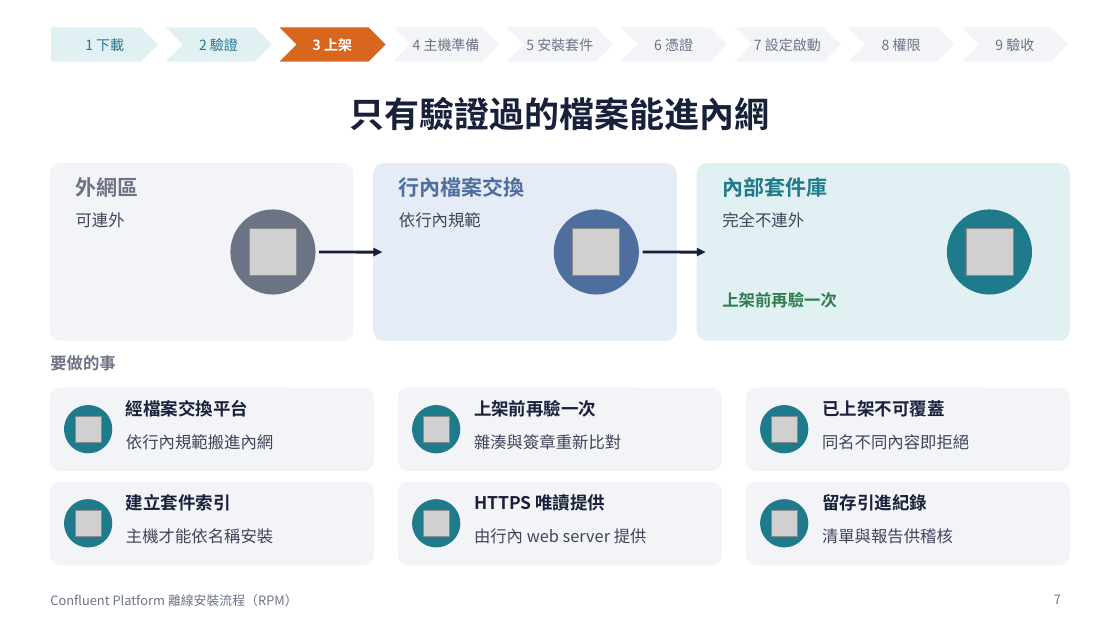
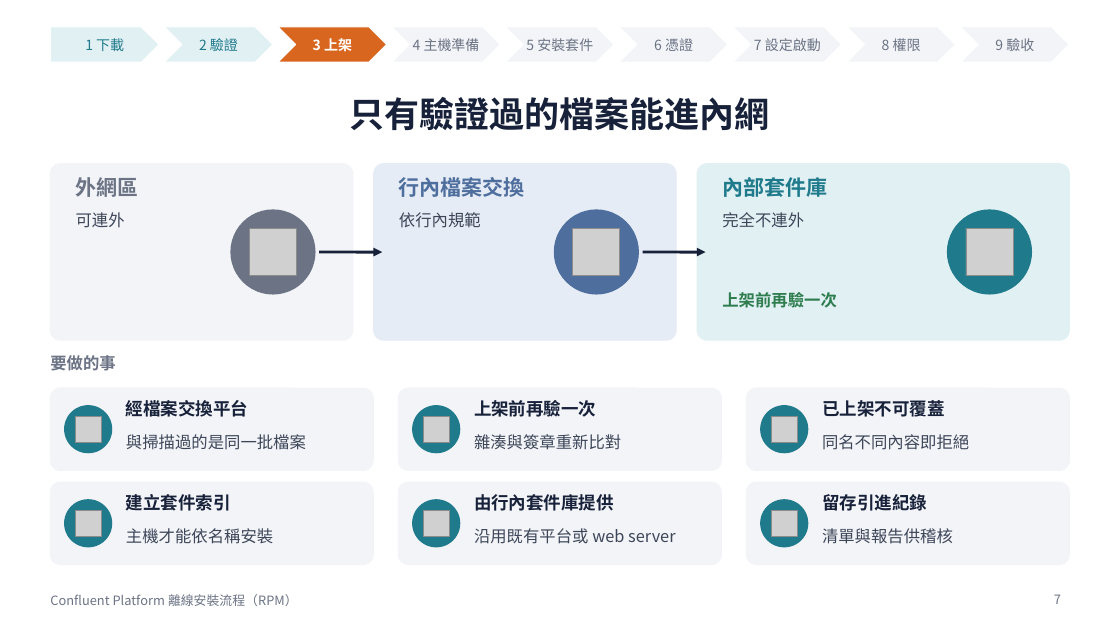
Before and after one commit to zxc81906119/kafka_install_ops, a slide deck: slide 7 of docs/Confluent-RPM安裝流程.pptx. Drawn at 1120x630 pixels with LibreOffice and Linux fonts; fonts in the diff are those of the drawing; grey boxes stand for pictures. Boxes give left, top, right and bottom in pixels: in the first picture for what was removed or moved away, otherwise in the second. Text is boxed around its words. In the diff, an @@ line names an element or a change of style, - is before the commit and + after.

```diff
--- a/docs/Confluent-RPM安裝流程.pptx
+++ b/docs/Confluent-RPM安裝流程.pptx
@@ text at (126, 434, 306, 450): text changed @@
-依行內規範搬進內網
+與掃描過的是同一批檔案
@@ text at (474, 494, 614, 511): text changed @@
-HTTPS 唯讀提供
+由行內套件庫提供
@@ text at (474, 528, 675, 544): text changed @@
-由行內 web server 提供
+沿用既有平台或 web server
```
Also in this commit, not shown: 7 other slides changed, 34 other files.
